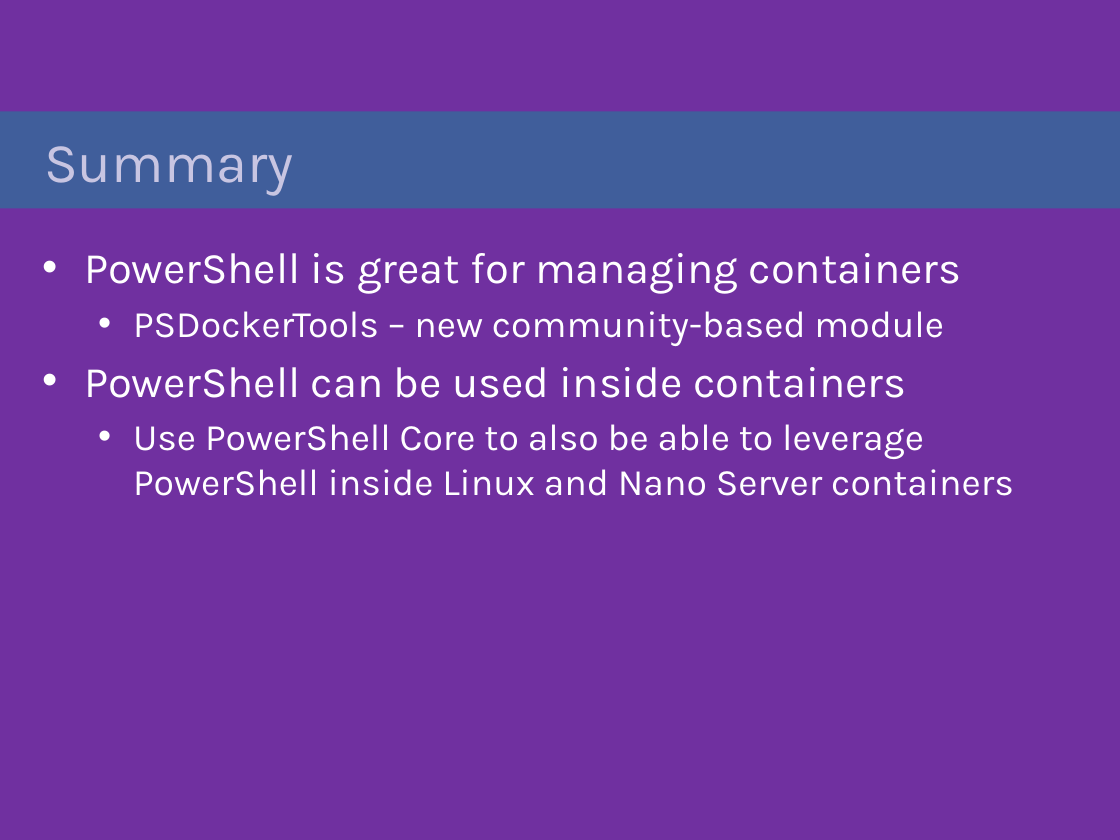
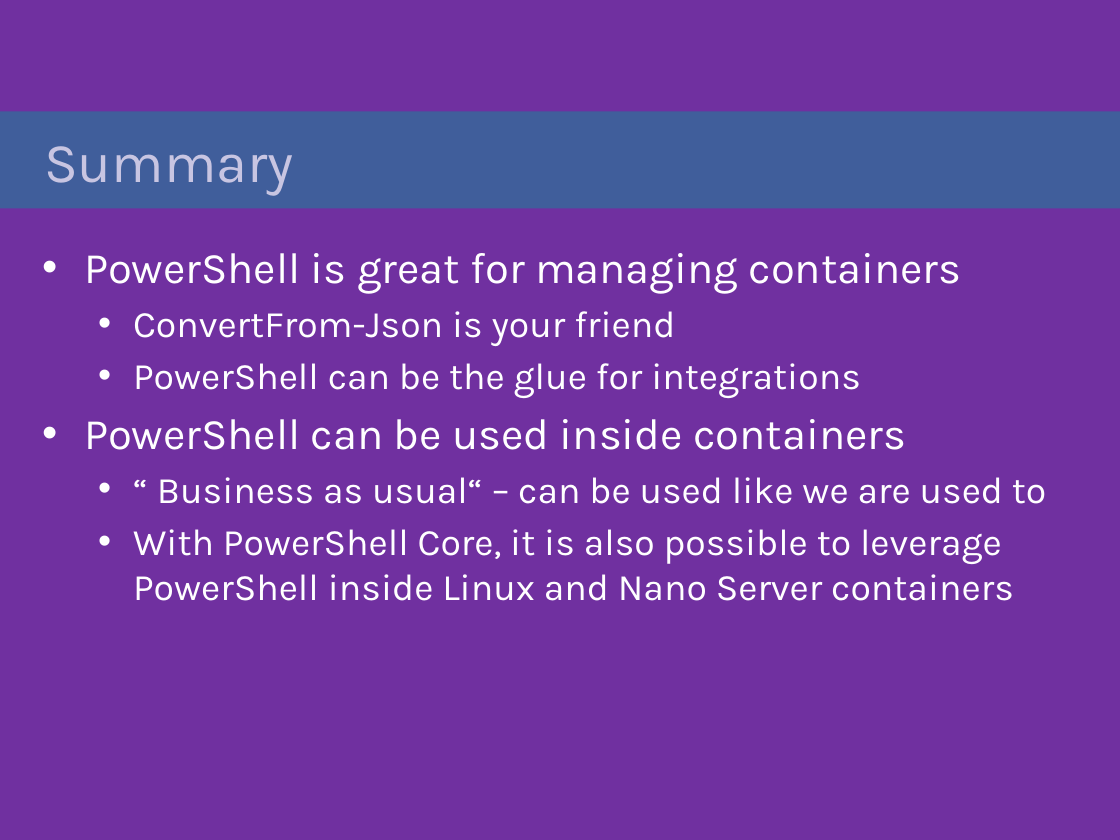
Before and after one commit to gravejester/psconfeu2018-shared, a slide deck: slide 5 of presentation/Jan Egil Ring & Øyvind Kallstad - Containers - Where is my PowerShell.pptx (slide 4 before the commit). Drawn at 1120x840 pixels with LibreOffice and Linux fonts; fonts in the diff are those of the drawing; background and template pictures are left out. Boxes give left, top, right and bottom in pixels: in the first picture for what was removed or moved away, otherwise in the second. Text is boxed around its words. In the diff, an @@ line names an element or a change of style, - is before the commit and + after.

```diff
--- a/presentation/Jan Egil Ring & Øyvind Kallstad - Containers - Where is my PowerShell.pptx
+++ b/presentation/Jan Egil Ring & Øyvind Kallstad - Containers - Where is my PowerShell.pptx
@@ text at <box>133,311,861,398</box>: text changed @@
-  • PSDockerTools – new community-based module
+  • ConvertFrom-Json is your friend
+  • PowerShell can be the glue for integrations
@@ text at <box>133,477,1046,601</box>: text changed @@
-  • Use PowerShell Core to also be able to leverage PowerShell inside Linux and Nano Server containers
+  • “ Business as usual“ – can be used like we are used to
+  • With PowerShell Core, it is also possible to leverage PowerShell inside Linux and Nano Server containers
```
Also in this commit, not shown: 1 other slide changed, 1 slide added.
